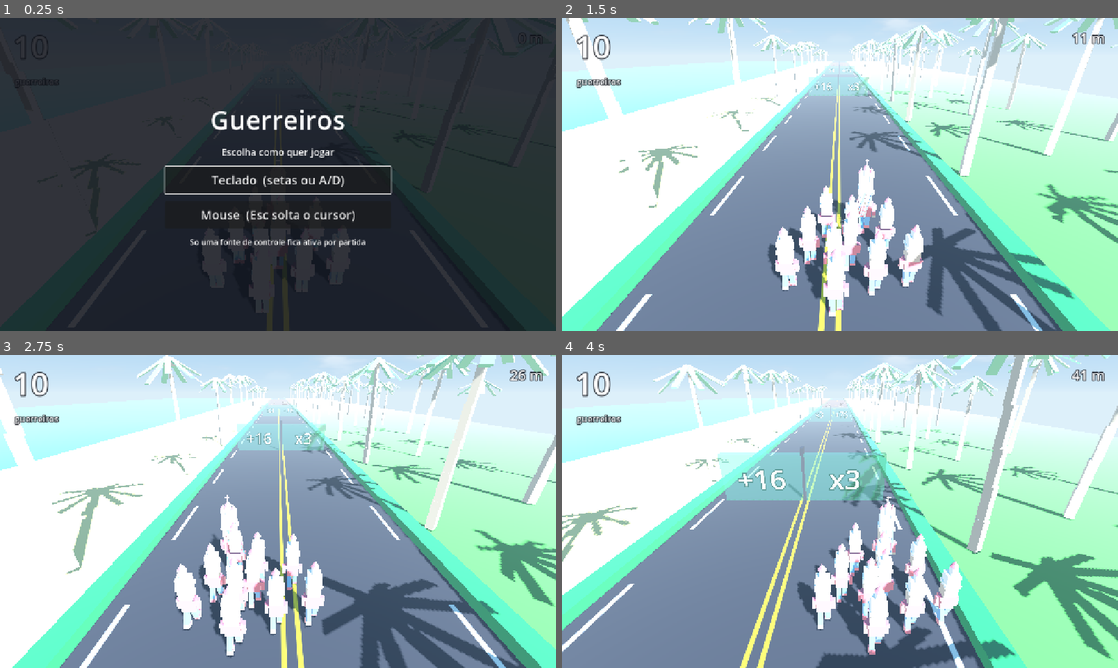
Above: before the commit, frames 1-4 (two rows, left to right).
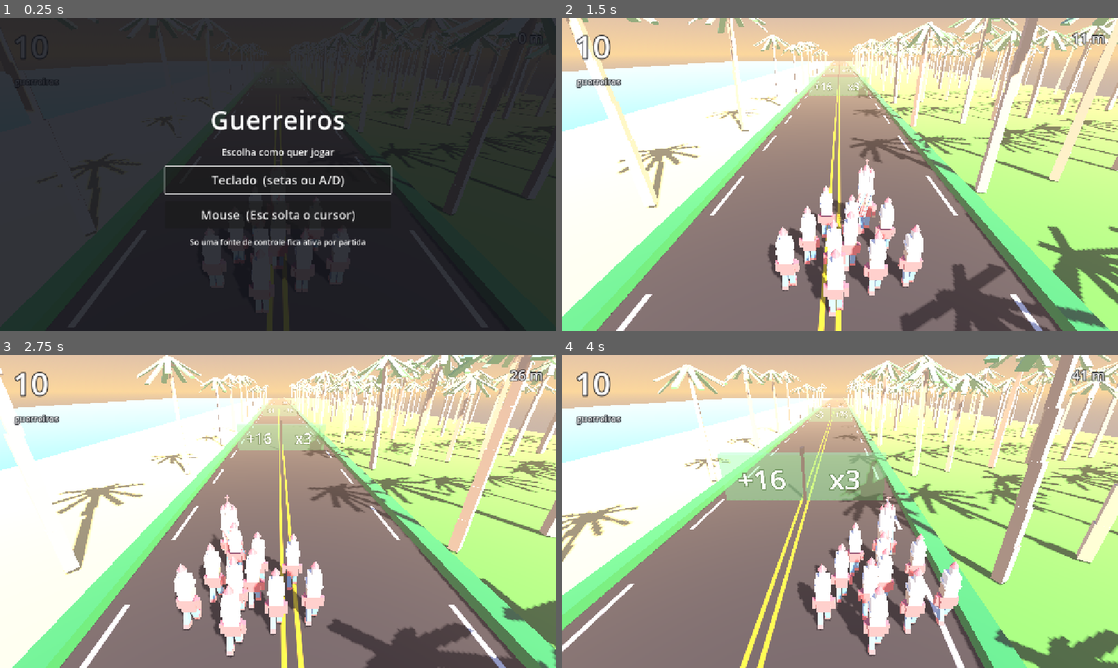
Above: after the commit, the same moments.

Repository: 3runorocha/COMP381-Projeto
Game: Godot game, scene res://scenes/Main.tscn
The game is run twice, just before and just after one commit, with the same random seed, the same clock (stepped at 60 frames per second) and the same inputs.
Inputs (mouse positions are in pixels of both pictures, inside the frame that each line leads up to):
- Up to frame 1 (0.25 s): no input
- Up to frame 2 (1.5 s): click "Teclado (setas ou A/D)" at 0.5 s; tap Enter (ui_accept) at 1.25 s; move the mouse to (962, 158) at 1.27 s; hold Right (mover_direita) from 1.28 s (still down); click (962, 158) at 1.42 s
- Up to frame 3 (2.75 s): tap Enter (ui_accept) at 1.52, 2.27 s; move the mouse to (166, 527) at 2.02 s; release Right (mover_direita) at 2.03 s; hold Left (mover_esquerda) from 2.03 s (still down)
- Up to frame 4 (4 s): move the mouse to (895, 442) at 2.77 s; release Left (mover_esquerda) at 2.78 s; hold Right (mover_direita) from 2.78 s (still down); move the mouse to (812, 574) at 3.52 s; click (812, 574) at 3.67 s; tap Enter (ui_accept) at 3.77 s

The runs differ from the first frame. In frame 1, less than 0.1% of the frame differs, in the area x 78-95%, y 40-48%; in frame 2, 79%; in frame 3, 76%; in frame 4, 83%, in the area x 0-100%, y 0-100%.

Commit message:
Ceu de fim de tarde e mata triplicada no gramado
O ceu volta a ser so cor, como Bruno queria: topo ainda azulado, horizonte
quente. Destoa do turquesa do mar, que era o ponto. O shader de nuvens foi
removido em vez de ficar sem uso no repositorio.

Duas coisas tiveram de acompanhar. A neblina passa a usar o tom do
horizonte, senao a pista ao longe desbota numa cor que nao existe no ceu. E
o sol fica levemente quente, senao luz branca pura briga com ceu de fim de
tarde e o conjunto le como erro.

Coqueiros do gramado triplicam, de 42 para 126, passando de tres para nove
fileiras. O passo entre fileiras cai para 4.4 para as nove caberem dentro do
gramado, que termina em x = 46. As copas se sobrepoem de proposito:
separadas o bastante para nao se tocarem, a mata viraria pomar enfileirado.

Verificado: 126 coqueiros no gramado contra 14 do lado do mar, fileira mais
afastada em 44.0, e nenhum mais perto que 7.51 do centro.

Co-Authored-By: Claude Opus 5 <noreply@anthropic.com>

Diff:
--- a/scenes/Main.tscn
+++ b/scenes/Main.tscn
@@ -10,12 +10,15 @@
 [ext_resource type="Script" path="res://scripts/pista/ground_follow.gd" id="8_chao"]
 [ext_resource type="Script" path="res://scripts/pista/level_generator.gd" id="9_gerador"]
 [ext_resource type="Shader" path="res://shaders/asfalto.gdshader" id="10_asfalto"]
-[ext_resource type="Shader" path="res://shaders/ceu.gdshader" id="13_ceu"]
 [ext_resource type="PackedScene" path="res://assets/coqueiro.glb" id="11_coqueiro"]
 [ext_resource type="Script" path="res://scripts/pista/roadside.gd" id="12_orla"]
 
-[sub_resource type="ShaderMaterial" id="Ceu_mat"]
-shader = ExtResource("13_ceu")
+[sub_resource type="ProceduralSkyMaterial" id="Ceu_mat"]
+sky_top_color = Color(0.28, 0.36, 0.62, 1)
+sky_horizon_color = Color(0.97, 0.72, 0.47, 1)
+sky_curve = 0.18
+ground_horizon_color = Color(0.97, 0.72, 0.47, 1)
+ground_bottom_color = Color(0.62, 0.55, 0.52, 1)
 
 [sub_resource type="Sky" id="Ceu"]
 sky_material = SubResource("Ceu_mat")
@@ -27,7 +30,7 @@
 reflected_light_source = 2
 tonemap_mode = 2
 fog_enabled = true
-fog_light_color = Color(0.74, 0.85, 0.92, 1)
+fog_light_color = Color(0.95, 0.78, 0.6, 1)
 fog_density = 0.005
 fog_sky_affect = 0.08
 
@@ -58,6 +61,7 @@
 
 [node name="Sol" type="DirectionalLight3D" parent="."]
 transform = Transform3D(0.866025, -0.353553, 0.353553, 0, 0.707107, 0.707107, -0.5, -0.612372, 0.612372, 0, 14, 0)
+light_color = Color(1, 0.93, 0.83, 1)
 light_energy = 1.1
 shadow_enabled = true
 directional_shadow_max_distance = 55.0
--- a/scripts/pista/roadside.gd
+++ b/scripts/pista/roadside.gd
@@ -20,8 +20,11 @@
 ## A orla nao e simetrica: do lado do mar e praia aberta, com a fileira da
 ## calcada e mais nada, e do lado de terra ha mata. Espelhar os dois lados
 ## apagaria justamente o que faz um lado ser praia e o outro nao.
-@export var fileiras_grama: int = 2
-@export var passo_entre_fileiras: float = 7.0
+@export var fileiras_grama: int = 8
+## Com nove fileiras, o passo precisa caber dentro do gramado, que vai ate
+## x = 46. As copas se sobrepoem de proposito: separadas o bastante para nao
+## se tocarem, a mata vira pomar enfileirado.
+@export var passo_entre_fileiras: float = 4.4
 
 var _player: Node3D = null
 var _coqueiros: Array[Node3D] = []
--- a/shaders/ceu.gdshader
+++ /dev/null
@@ -1,66 +0,0 @@
-shader_type sky;
-// Ceu da orla: degrade mais nuvens procedurais.
-//
-// Procedural e nao imagem, porque assim nao depende de baixar nada nem de
-// licenca de terceiros, e o visual se ajusta por numero.
-
-uniform vec3 cor_topo : source_color = vec3(0.13, 0.42, 0.82);
-uniform vec3 cor_horizonte : source_color = vec3(0.76, 0.88, 0.96);
-uniform vec3 cor_nuvem : source_color = vec3(1.0, 1.0, 1.0);
-uniform vec3 cor_sombra_nuvem : source_color = vec3(0.72, 0.78, 0.86);
-// Quanto maior, menos nuvem.
-uniform float cobertura = 0.52;
-uniform float escala = 1.6;
-uniform float velocidade = 0.006;
-
-float hash(vec2 p) {
-    return fract(sin(dot(p, vec2(127.1, 311.7))) * 43758.5453);
-}
-
-float ruido(vec2 p) {
-    vec2 celula = floor(p);
-    vec2 dentro = fract(p);
-    // Suavizacao cubica, para a nuvem nao ficar com cara de xadrez.
-    vec2 t = dentro * dentro * (3.0 - 2.0 * dentro);
-    float a = hash(celula);
-    float b = hash(celula + vec2(1.0, 0.0));
-    float c = hash(celula + vec2(0.0, 1.0));
-    float d = hash(celula + vec2(1.0, 1.0));
-    return mix(mix(a, b, t.x), mix(c, d, t.x), t.y);
-}
-
-float camadas(vec2 p) {
-    float soma = 0.0;
-    float peso = 0.5;
-    for (int i = 0; i < 5; i++) {
-        soma += peso * ruido(p);
-        p *= 2.03;
-        peso *= 0.5;
-    }
-    return soma;
-}
-
-void sky() {
-    float altura = clamp(EYEDIR.y, 0.0, 1.0);
-    vec3 cor = mix(cor_horizonte, cor_topo, pow(altura, 0.55));
-
-    if (EYEDIR.y > 0.01) {
-        // Projeta a direcao do olhar num plano la em cima. A divisao por y faz
-        // a nuvem se achatar perto do horizonte, que e o que a perspectiva de
-        // verdade faz.
-        vec2 uv = EYEDIR.xz / (EYEDIR.y + 0.22) * escala;
-        uv += vec2(TIME * velocidade, TIME * velocidade * 0.4);
-
-        float n = camadas(uv);
-        float massa = smoothstep(cobertura, cobertura + 0.22, n);
-        // Desbota perto do horizonte, senao a nuvem bate na linha do mar.
-        massa *= smoothstep(0.01, 0.22, EYEDIR.y);
-
-        // Uma segunda camada mais densa vira a sombra por baixo da nuvem.
-        float nucleo = smoothstep(cobertura + 0.12, cobertura + 0.30, n);
-        vec3 tom = mix(cor_sombra_nuvem, cor_nuvem, nucleo);
-        cor = mix(cor, tom, massa);
-    }
-
-    COLOR = cor;
-}
Not shown: 1 places in scenes/Main.tscn that only renumber resources
Not shown, removed: shaders/ceu.gdshader.uid
